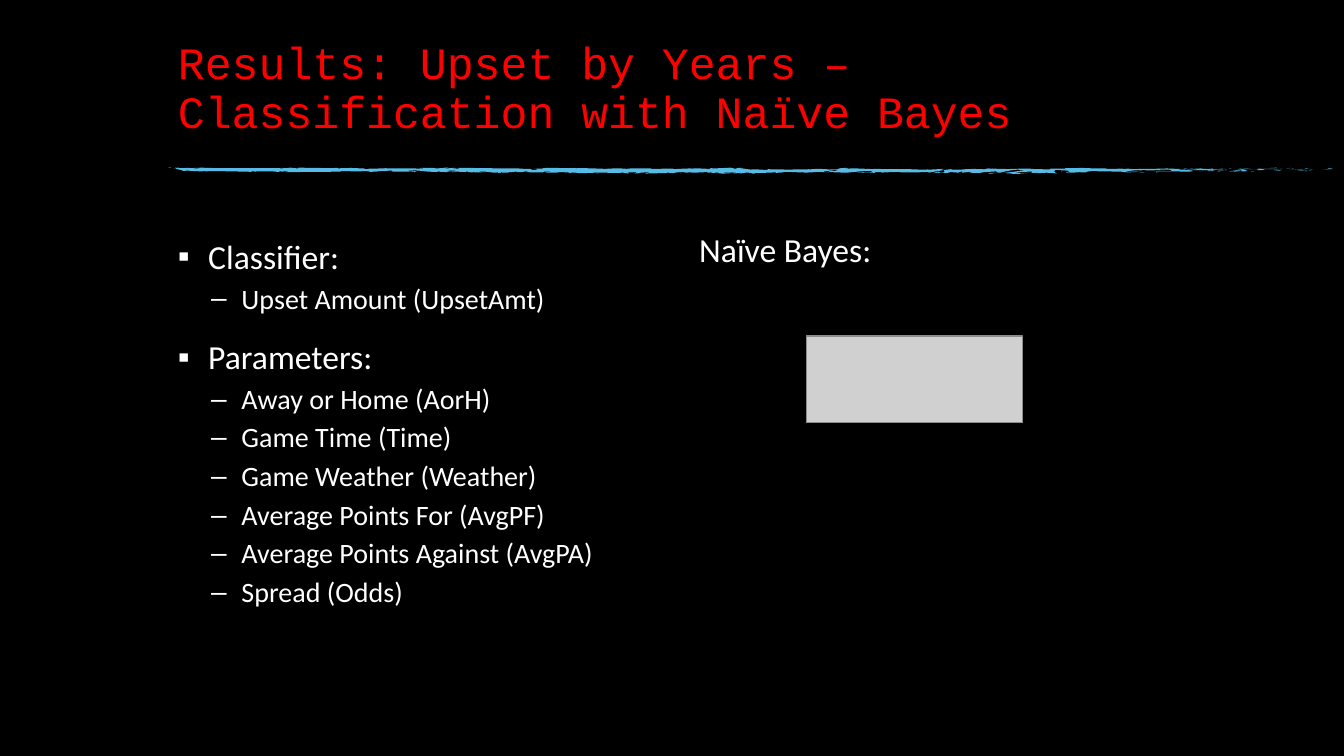
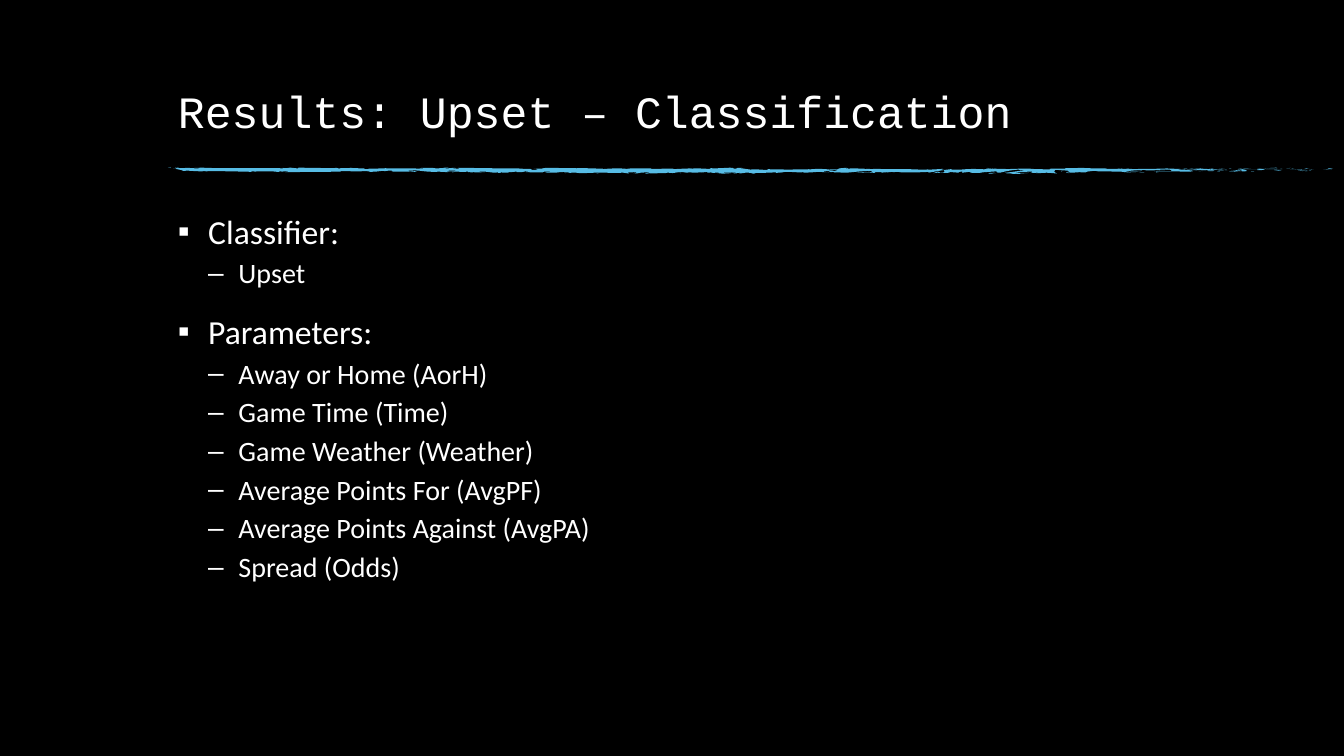
Before and after one commit to msnyde8/Graduate_Project-Upset_Potential, a slide deck: slide 18 of Upset Potential in the NFL.pptx (slide 21 before the commit). Drawn at 1344x756 pixels with LibreOffice and Linux fonts; fonts in the diff are those of the drawing; grey boxes stand for pictures; background and template pictures are left out. Boxes give left, top, right and bottom in pixels: in the first picture for what was removed or moved away, otherwise in the second. Text is boxed around its words. In the diff, an @@ line names an element or a change of style, - is before the commit and + after.

Commit message:
Updates at work to paper with new upset classification data and slides to match

```diff
--- a/Upset Potential in the NFL.pptx
+++ b/Upset Potential in the NFL.pptx
@@ title at (178, 96, 1011, 138): text changed; text colour #FF0000 to #FFFFFF @@
-Results: Upset by Years – Classification with Naïve Bayes
+Results: Upset – Classification
@@ text "Classifier:": place and size @@
-text "Classifier:" at (208, 245, 593, 607)
+text "Classifier:" at (208, 220, 590, 582)
@@ text removed at (699, 239, 871, 268) @@
-Naïve Bayes:
@@ text at (238, 265, 305, 288): text changed @@
-  – Upset Amount (UpsetAmt)
+  – Upset
@@ picture removed at (807, 336, 1023, 422) @@
@@ text at (238, 363, 590, 582): indent changed @@
```
Also in this commit, not shown: 11 other slides changed, 1 slide added, 6 slides removed, 1 other file.
